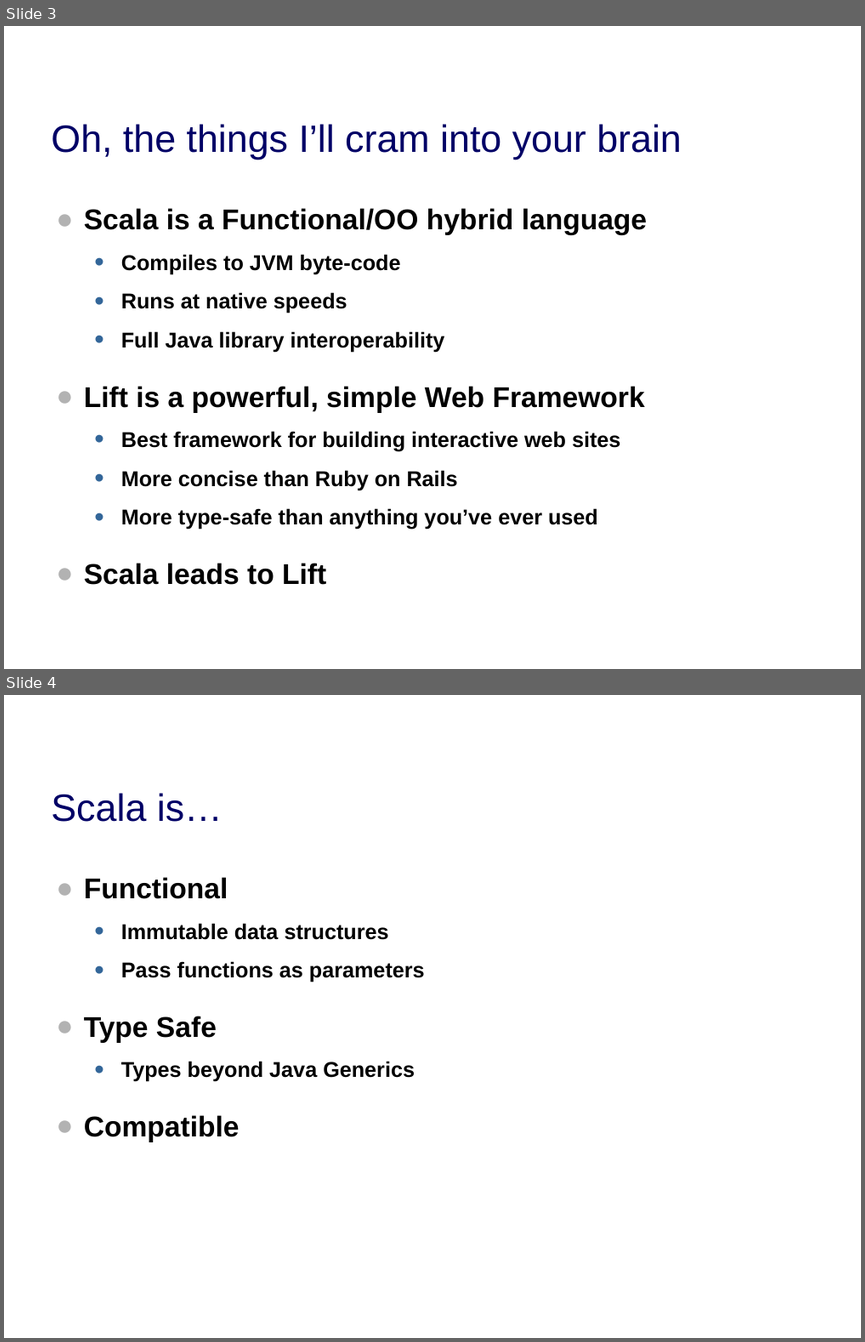
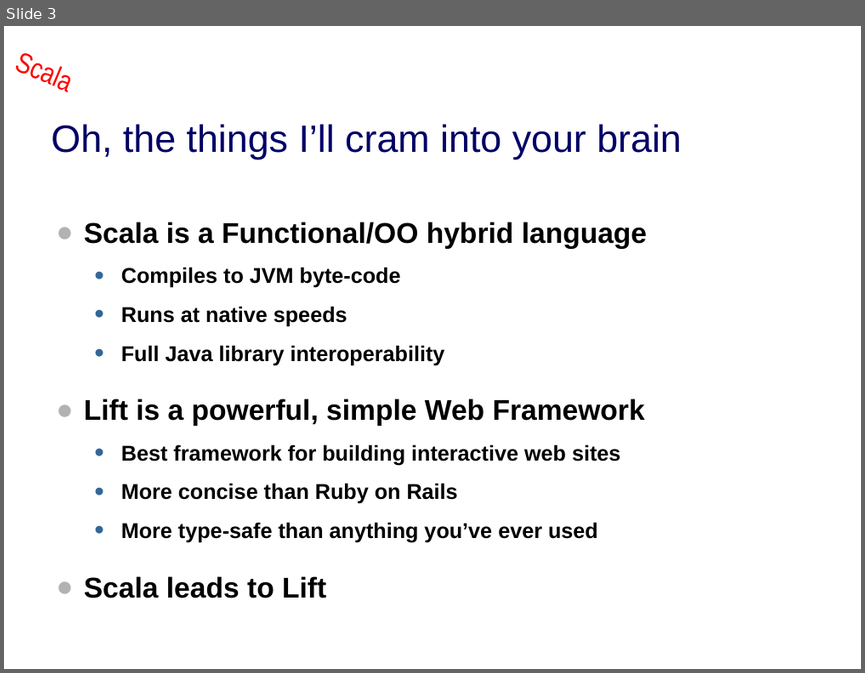
Before and after one commit to dpp/lift-samples, a slide deck: presentations/2009_dpp_qcon_tss/dpp_tss.ppt. Shown one above the other, each under a label of ours: slides 3 and 4 before the commit, slide 3 after it. The pictures are 865x1342 and 865x673 pixels, drawn with LibreOffice and Linux fonts; fonts in the diff are those of the drawing; background and template pictures are left out. Boxes give left, top, right and bottom in pixels: in the first picture for what was removed or moved away, otherwise in the second. Text is boxed around its words. In the diff, an @@ line names an element or a change of style, - is before the commit and + after.

```diff
--- a/presentations/2009_dpp_qcon_tss/dpp_tss.ppt
+++ b/presentations/2009_dpp_qcon_tss/dpp_tss.ppt
@@ slide 4 removed at (x1=4, y1=695, x2=861, y2=1338), background picture (left out) @@
@@ title removed at (x1=51, y1=793, x2=222, y2=822) @@
-Scala is…
@@ text removed at (x1=84, y1=877, x2=425, y2=1142) @@
-● Functional
-  • Immutable data structures
-  • Pass functions as parameters
-● Type Safe
-  • Types beyond Java Generics
-● Compatible
@@ slide 3 changed as well @@
@@ text added at (x1=6, y1=26, x2=93, y2=103), 24 pt, text #FF0000 @@
+Scala
@@ text "Scala is a Functional/OO hybrid ..." moved from (x1=84, y1=208, x2=647, y2=584) to (x1=84, y1=222, x2=647, y2=598) @@
```
Also in this commit, not shown: 3 other slides changed, 12 slides added, 1 other slide removed.
